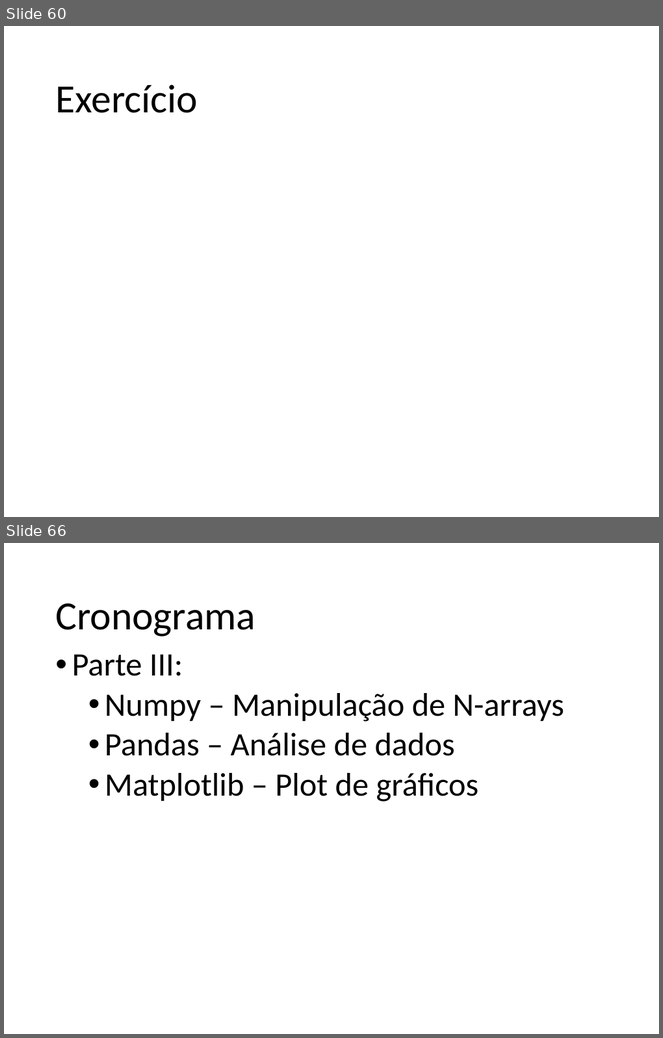
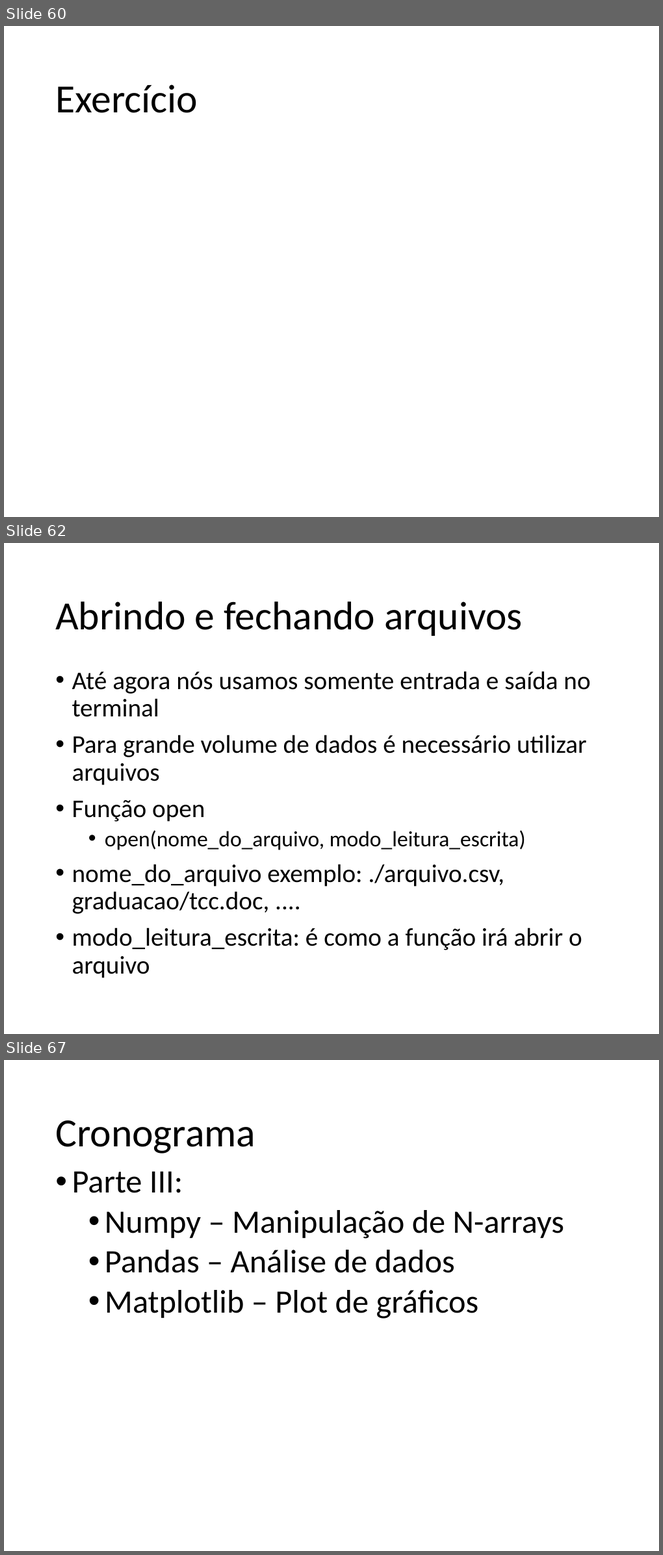
Before and after one commit to fernandoFernandeSantos/minicurso_python_2019, a slide deck: aula.pptx. Shown one above the other, each under a label of ours: slides 60 and 66 before the commit, slides 60, 62 and 67 after it; the slides between them are not shown. The pictures are 663x1038 and 663x1555 pixels, drawn with LibreOffice and Linux fonts; fonts in the diff are those of the drawing. Boxes give left, top, right and bottom in pixels: in the first picture for what was removed or moved away, otherwise in the second. Text is boxed around its words. In the diff, an @@ line names an element or a change of style, - is before the commit and + after.

Commit message:
dados arquivo csv

```diff
--- a/aula.pptx
+++ b/aula.pptx
@@ slide 62 added at (x1=4, y1=543, x2=659, y2=1034), background #FFFFFF @@
@@ title added at (x1=55, y1=601, x2=523, y2=636), 44 pt, text #000000 @@
+Abrindo e fechando arquivos
@@ text added at (x1=72, y1=671, x2=590, y2=979), 28 pt, text #000000 @@
+• Até agora nós usamos somente entrada e saída no terminal
+• Para grande volume de dados é necessário utilizar arquivos
+• Função open
+  • open(nome_do_arquivo, modo_leitura_escrita)
+• nome_do_arquivo exemplo: ./arquivo.csv, graduacao/tcc.doc, ....
+• modo_leitura_escrita: é como a função irá abrir o arquivo
@@ what was slide 66 is now slide 67 @@
```
Also in this commit, not shown: 6 slides changed, 3 other slides added, 3 slides removed, 2 other files.
